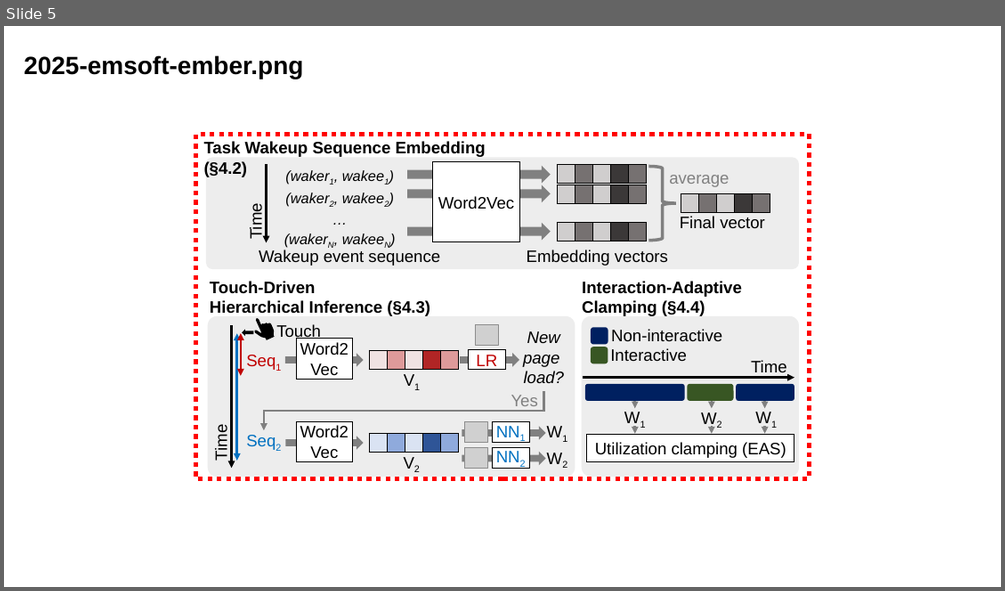
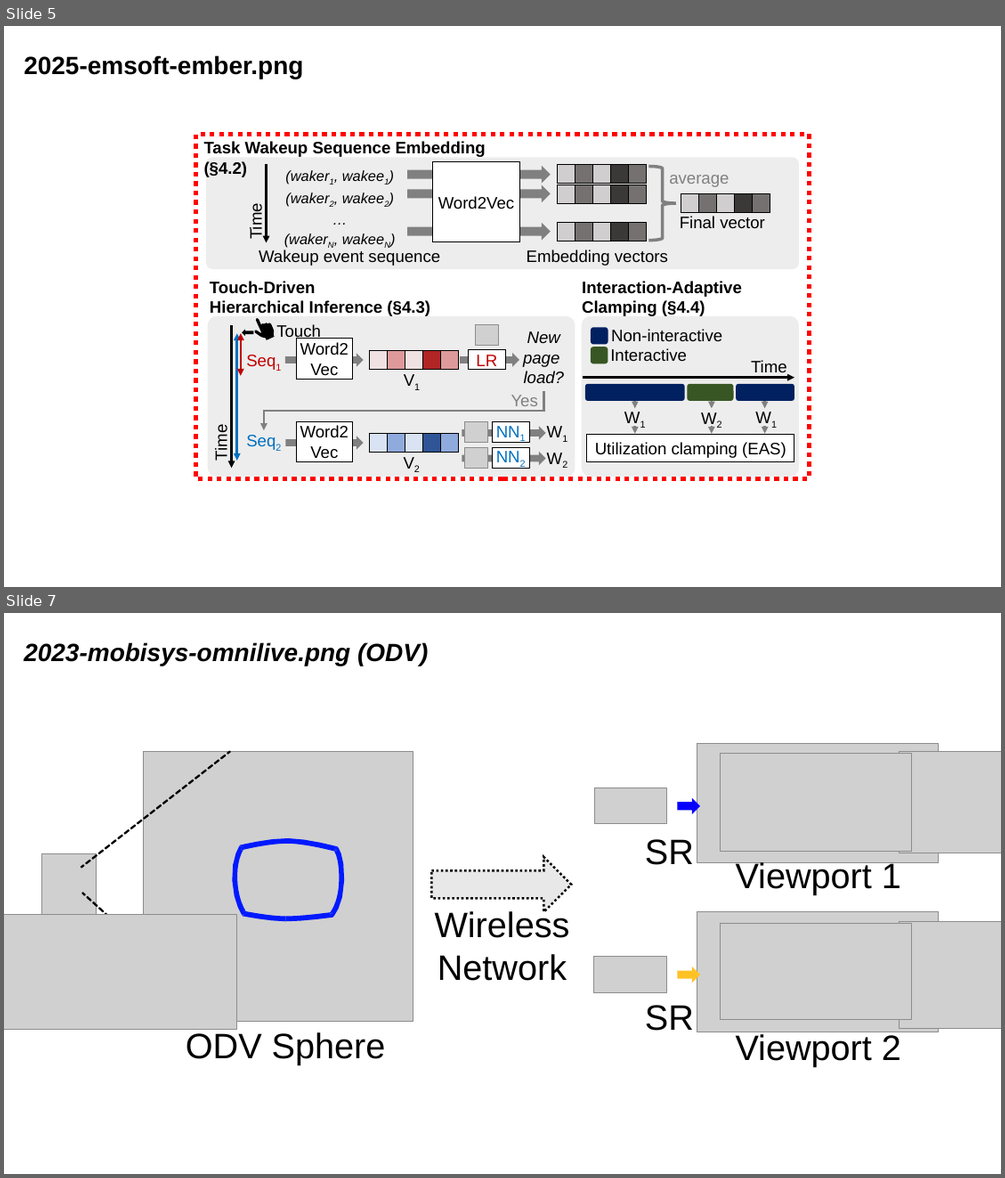
Before and after one commit to MAIS-Lab/mais-lab.github.io, a slide deck: assets/img/publications/figures.pptx. Shown one above the other, each under a label of ours: slide 5 before the commit, slides 5 and 7 after it; the slides between them are not shown. The pictures are 1005x591 and 1005x1178 pixels, drawn with LibreOffice and Linux fonts; fonts in the diff are those of the drawing; grey boxes stand for pictures. Boxes give left, top, right and bottom in pixels: in the first picture for what was removed or moved away, otherwise in the second. Text is boxed around its words. In the diff, an @@ line names an element or a change of style, - is before the commit and + after.

```diff
--- a/assets/img/publications/figures.pptx
+++ b/assets/img/publications/figures.pptx
@@ slide 7 added at box(4, 613, 1001, 1174), background #FFFFFF @@
@@ text added at box(24, 642, 428, 666), 24 pt, text #000000, bold, italic @@
+2023-mobisys-omnilive.png (ODV)
@@ picture added at box(697, 743, 938, 863) @@
@@ freeform shape added at box(81, 751, 231, 1021), fill #000000 @@
@@ picture added at box(144, 752, 413, 1022) @@
@@ picture added at box(720, 753, 912, 851) @@
@@ picture added at box(899, 751, 1001, 852) @@
@@ picture added at box(595, 787, 666, 824) @@
@@ right arrow added at box(677, 798, 700, 814), fill #0500FF @@
@@ freeform shape added at box(232, 838, 344, 921), fill #0019FF @@
@@ text added at box(645, 839, 694, 865), 34 pt, text #000000 @@
+SR
@@ picture added at box(42, 854, 96, 993) @@
@@ right arrow added at box(432, 857, 572, 912), fill #E8E8E8, outline #000000 2.25 pt dashed @@
@@ text added at box(736, 860, 901, 894), 34 pt, text #000000 @@
+Viewport 1
@@ picture added at box(4, 915, 236, 1029) @@
@@ text added at box(435, 909, 570, 981), 34 pt, text #000000 @@
+Wireless
+Network
@@ picture added at box(697, 912, 938, 1032) @@
@@ picture added at box(720, 923, 912, 1019) @@
@@ picture added at box(899, 922, 1001, 1029) @@
@@ picture added at box(594, 957, 666, 993) @@
@@ right arrow added at box(677, 966, 700, 983), fill #FFC225 @@
@@ text added at box(645, 1005, 694, 1030), 34 pt, text #000000 @@
+SR
@@ text added at box(186, 1032, 386, 1065), 34 pt, text #000000 @@
+ODV Sphere
@@ text added at box(736, 1034, 901, 1067), 34 pt, text #000000 @@
+Viewport 2
```
Also in this commit, not shown: 4 slides changed, 5 other files.
